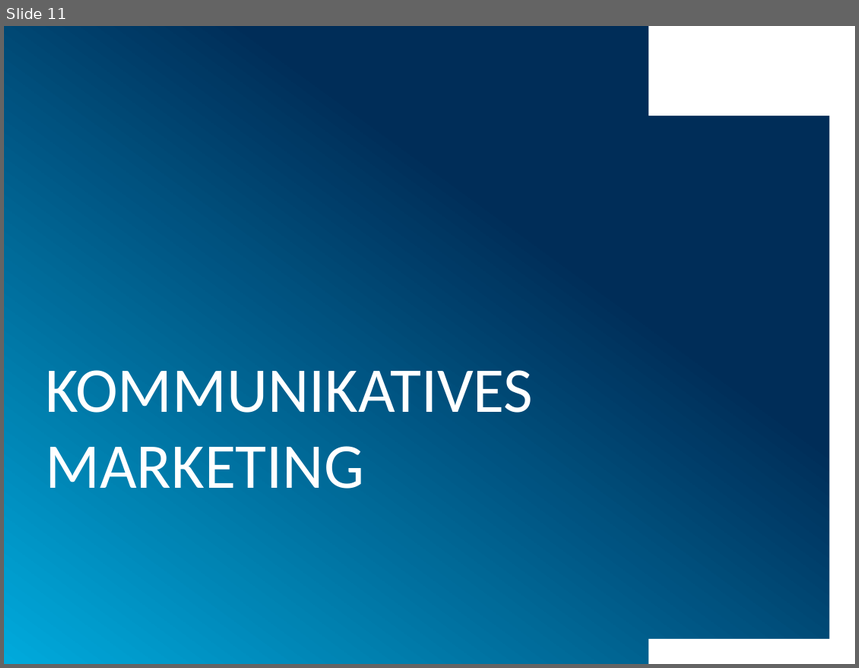
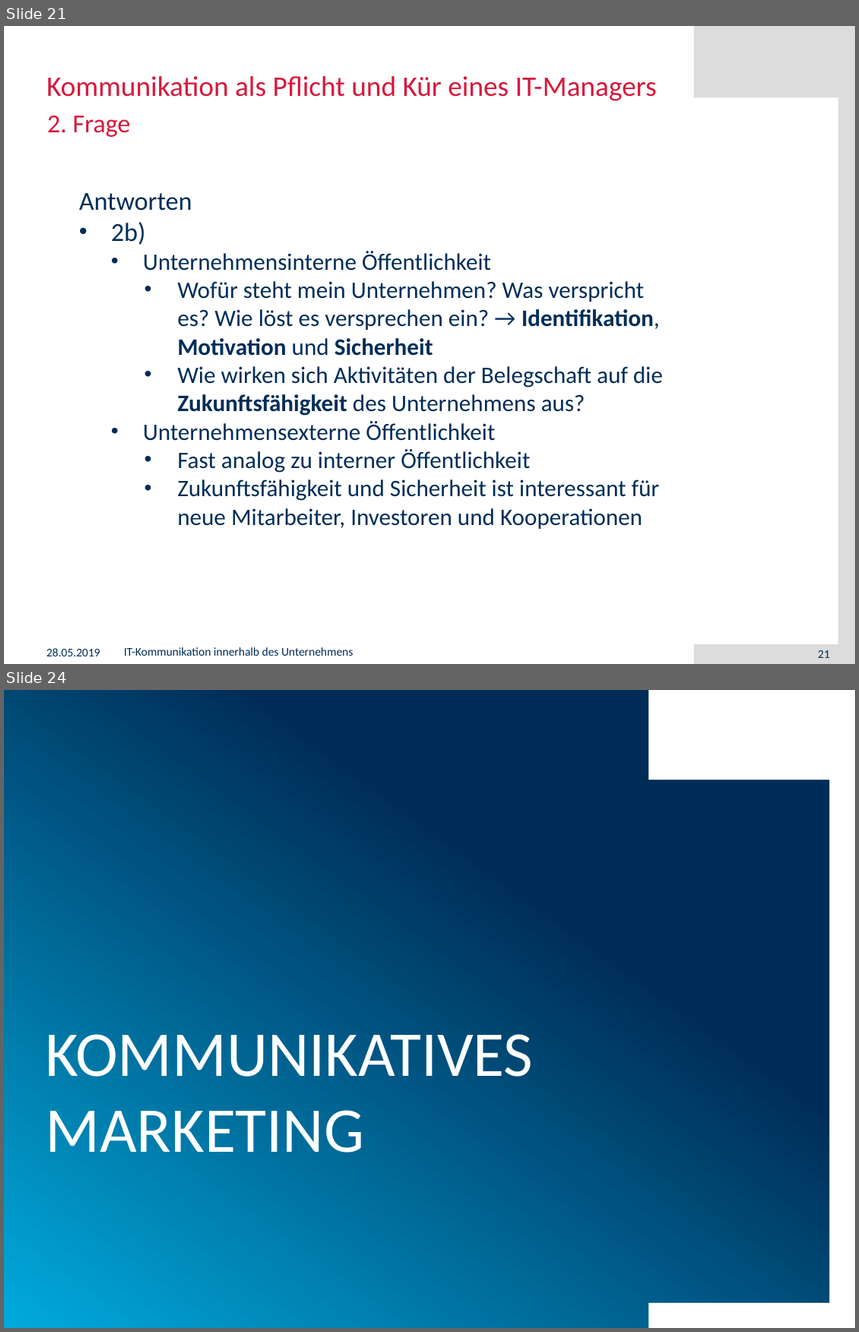
Before and after one commit to muensto/itm_vortrag_1233, a slide deck: 20190528.pptx. Shown one above the other, each under a label of ours: slide 11 before the commit, slides 21 and 24 after it; the slides between them are not shown. The pictures are 859x668 and 859x1332 pixels, drawn with LibreOffice and Linux fonts; fonts in the diff are those of the drawing; background and template pictures are left out. Boxes give left, top, right and bottom in pixels: in the first picture for what was removed or moved away, otherwise in the second. Text is boxed around its words. In the diff, an @@ line names an element or a change of style, - is before the commit and + after.

```diff
--- a/20190528.pptx
+++ b/20190528.pptx
@@ slide 21 added at (4,26,855,664), background #FFFFFF @@
@@ rectangle added at (694,26,855,97), fill #DCDCDC @@
@@ rectangle added at (839,26,855,659), fill #DCDCDC @@
@@ title added at (47,76,657,101), 24 pt, text #D7193C @@
+Kommunikation als Pflicht und Kür eines IT-Managers
@@ text added at (47,115,130,137), 22 pt, text #D7193C @@
+2. Frage
@@ text added at (79,193,663,529), 20 pt, text #002D58 @@
+Antworten
+• 2b)
+  • Unternehmensinterne Öffentlichkeit
+    • Wofür steht mein Unternehmen? Was verspricht es? Wie löst es versprechen ein? → Identifikation, Motivation und Sicherheit
+    • Wie wirken sich Aktivitäten der Belegschaft auf die Zukunftsfähigkeit des Unternehmens aus?
+  • Unternehmensexterne Öffentlichkeit
+    • Fast analog zu interner Öffentlichkeit
+    • Zukunftsfähigkeit und Sicherheit ist interessant für neue Mitarbeiter, Investoren und Kooperationen
@@ text added at (47,648,101,657), 10 pt, text #002D58 @@
+28.05.2019
@@ text added at (124,648,353,656), 10 pt, text #002D58 @@
+IT-Kommunikation innerhalb des Unternehmens
@@ rectangle added at (694,645,855,664), fill #DCDCDC @@
@@ page number added at (818,651,830,658), 10 pt, text #002D58 @@
+21
@@ what was slide 11 is now slide 24 @@
```
Also in this commit, not shown: 2 slides changed, 12 other slides added.
